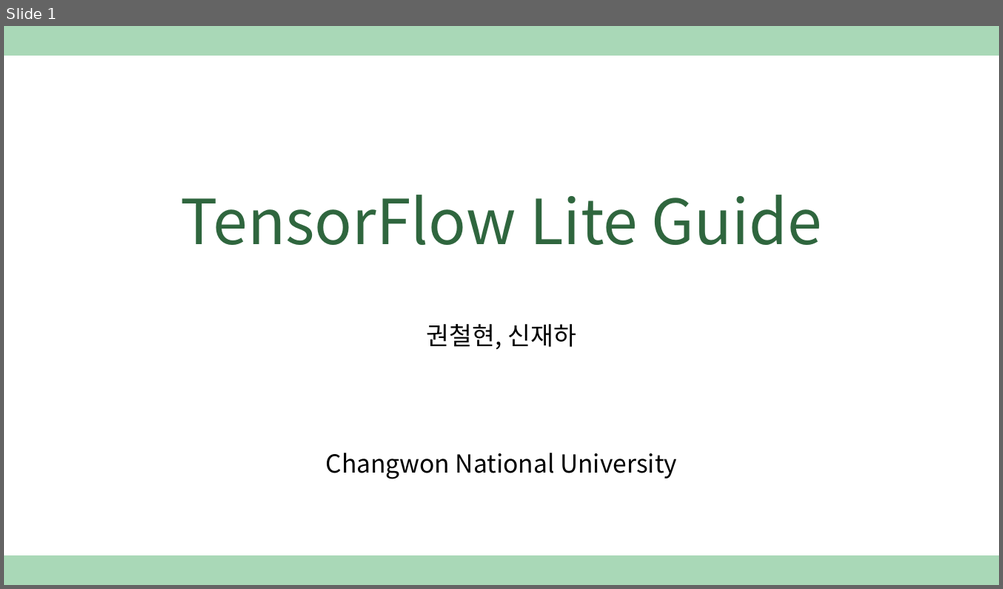
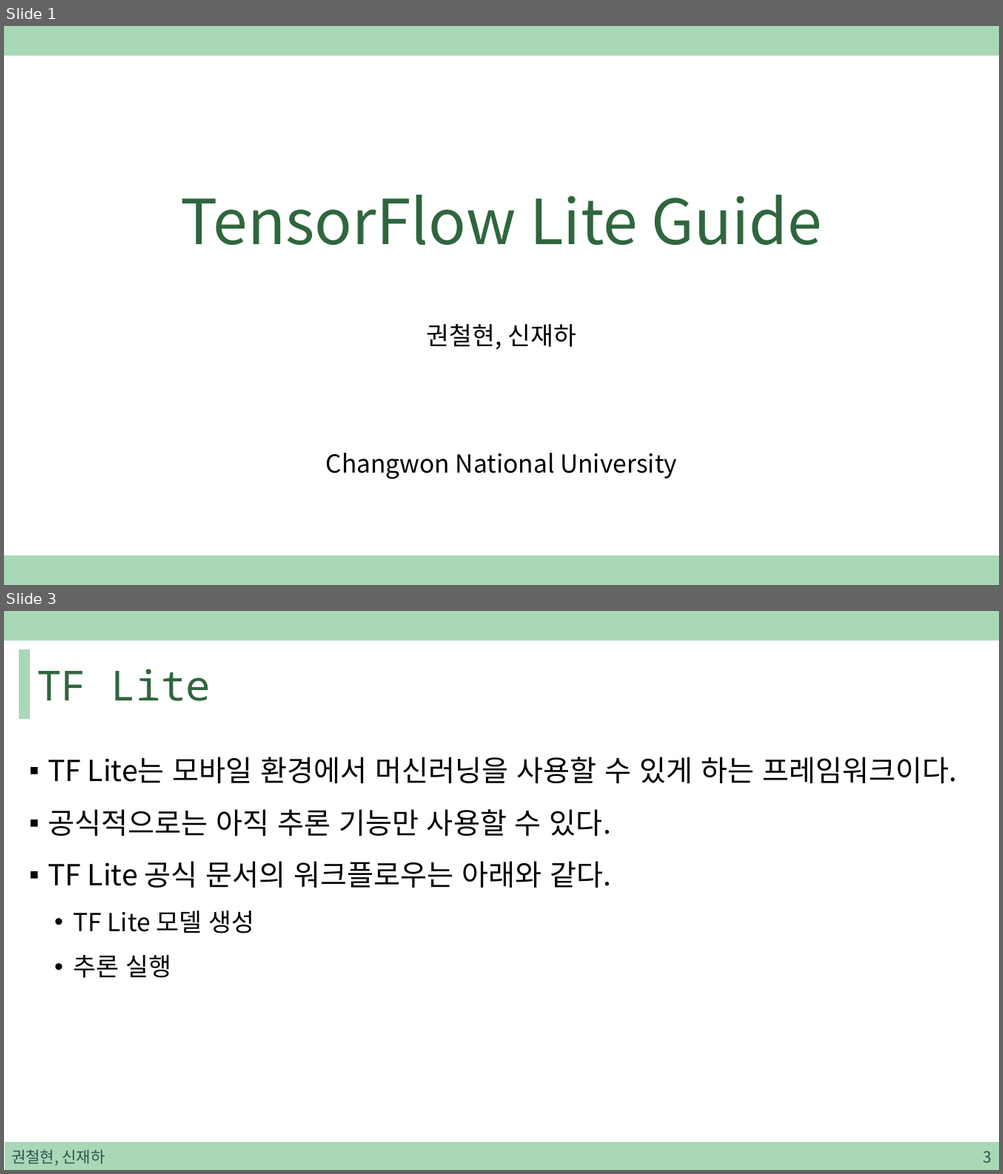
Before and after one commit to sjh4287/capston, a slide deck: 2022.01.07/TensorFlow Lite Guide.pptx. Shown one above the other, each under a label of ours: slide 1 before the commit, slides 1 and 3 after it; the slides between them are not shown. The pictures are 1003x589 and 1003x1174 pixels, drawn with LibreOffice and Linux fonts; fonts in the diff are those of the drawing. Boxes give left, top, right and bottom in pixels: in the first picture for what was removed or moved away, otherwise in the second. Text is boxed around its words. In the diff, an @@ line names an element or a change of style, - is before the commit and + after.

```diff
--- a/2022.01.07/TensorFlow Lite Guide.pptx
+++ b/2022.01.07/TensorFlow Lite Guide.pptx
@@ slide 3 added at (4, 611, 999, 1170), background #FFFFFF; not listed: 1 template element that a slide beside it also shows @@
@@ rectangle added at (20, 649, 29, 718), fill #A9D8B7, outline #A9D8B7 1 pt @@
@@ title added at (37, 669, 210, 701), 40 pt, text #2F663E @@
+TF Lite
@@ text added at (48, 757, 957, 978), 28 pt, text #000000 @@
+▪ TF Lite는 모바일 환경에서 머신러닝을 사용할 수 있게 하는 프레임워크이다.
+▪ 공식적으로는 아직 추론 기능만 사용할 수 있다.
+▪ TF Lite 공식 문서의 워크플로우는 아래와 같다.
+  • TF Lite 모델 생성
+  • 추론 실행
@@ rectangle added at (5, 1143, 999, 1170), fill #A9D8B7, outline #A9D8B7 1 pt @@
@@ text added at (11, 1150, 105, 1166), 15 pt, text #305250 @@
+권철현, 신재하
@@ page number added at (982, 1151, 991, 1163), 15 pt, text #305250 @@
+3
```
Also in this commit, not shown: 21 other slides added.
